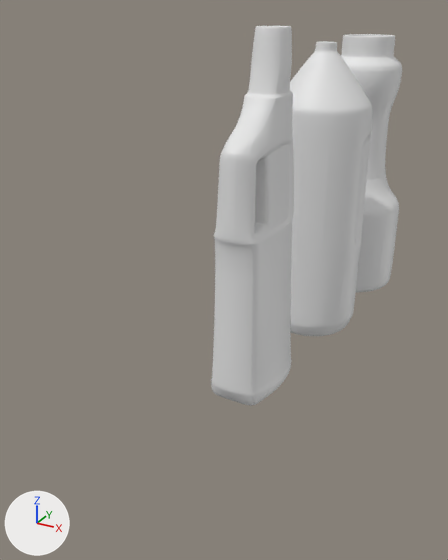
The Blender file Aug 5th bottle 1.blend: old version first, new version second.
One viewpoint serves both versions: a 50 mm camera at (4.88, 1.72, 7.26) aimed at (-0.83, 12.1, 2.07). Every picture has the same lights, and +X, +Y and +Z are marked at lower left.

In view in the first picture: 'Bottle 1', 'Bottle 2', 'Bottle 3'.
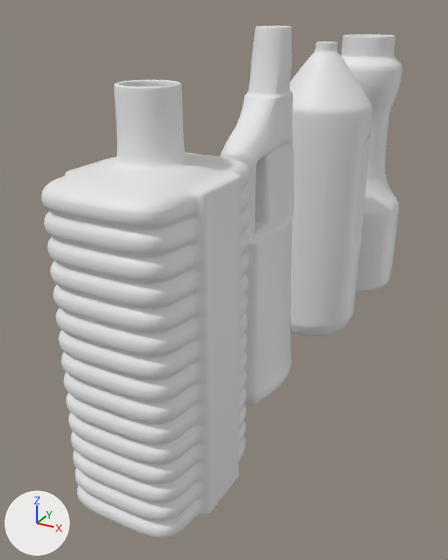
Commit message: Aug 7 Bottle part 4

Boxes (x1, y1, x2, y2) around the edits, measured in the pictures (448 x 560 px):
```json
{"object": "Cube", "change": "added", "after": [41, 80, 250, 538]}
```

Edits to the scene script, one JSON object a line:
```json
{"op": "add", "block": "me_cube_001", "code": ["me_cube_001 = bpy.data.meshes.new('Cube.001')", "me_cube_001.from_pydata(...)  # 2402 vertices, 2384 faces; spans x -1.13..1.13, y -1.38..1.38, z -0.17..6.17", "me_cube_001.polygons.foreach_set('use_smooth', [True] * 2384)"]}
{"op": "add", "block": "ob_cube", "code": ["ob_cube = bpy.data.objects.new('Cube', me_cube_001)", "ob_cube.location = (0.0, 8.56, 0.2)", "_m = ob_cube.modifiers.new('Subdivision', 'SUBSURF')", "_m.levels = 2"]}
```
